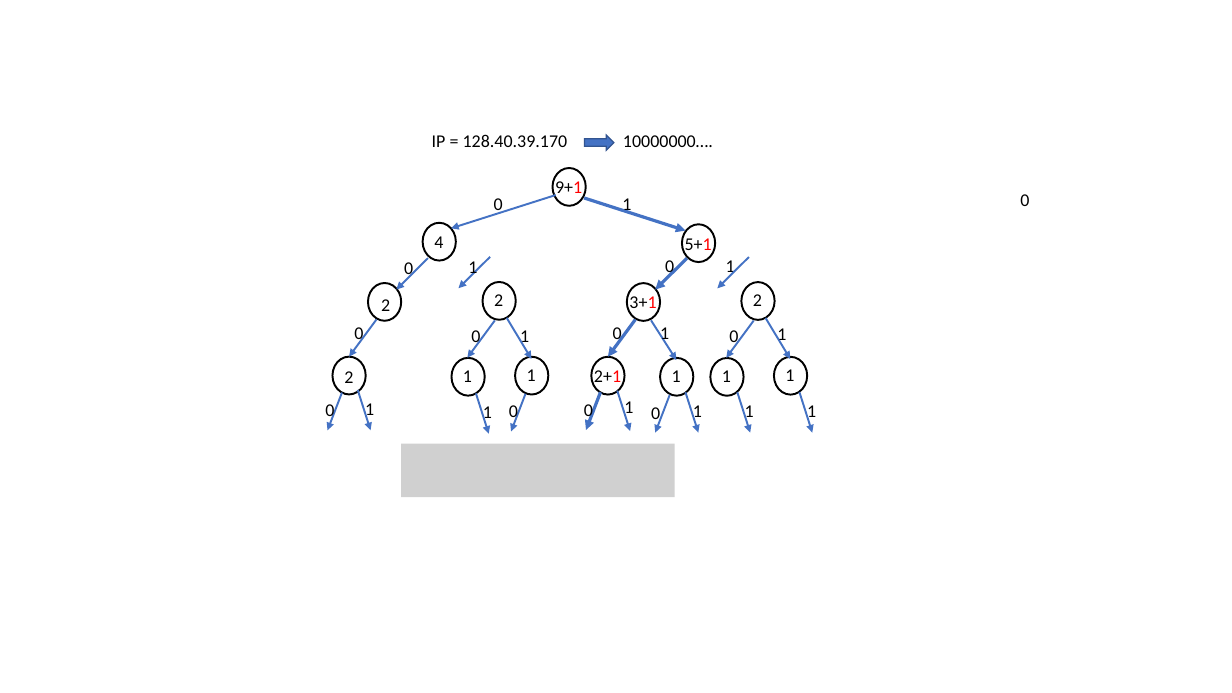
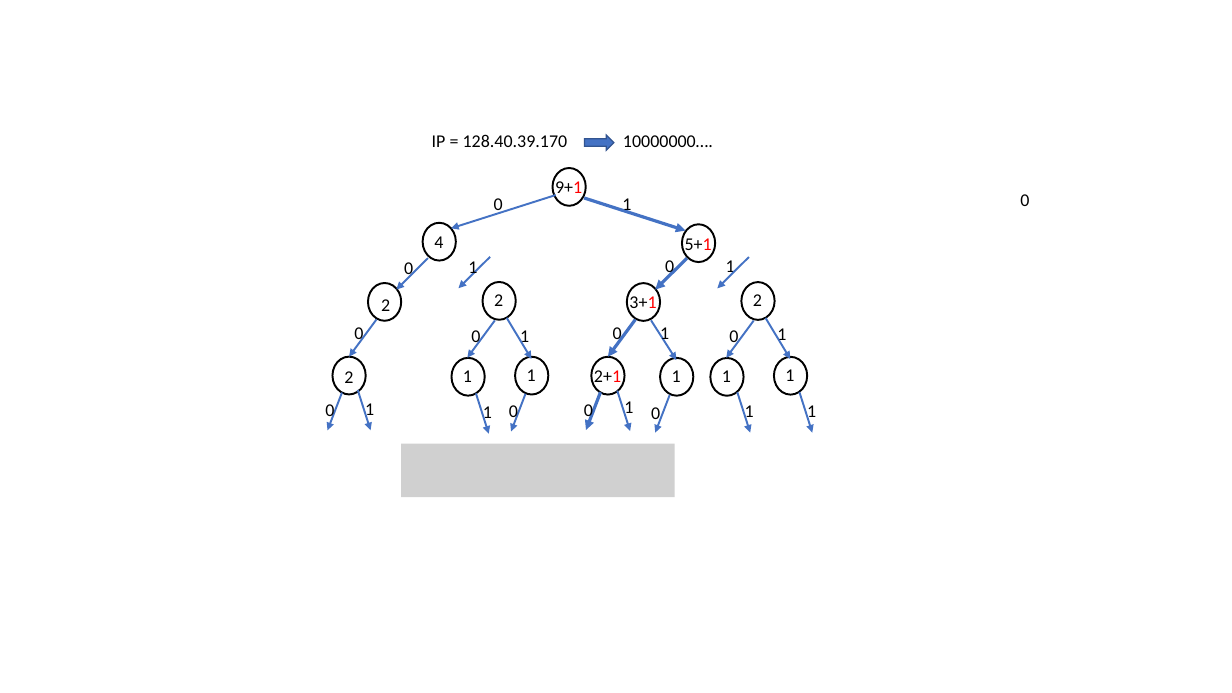
Before and after one commit to sambacha/service-discovery-paper, a slide deck: slide 1 of img/ip_tree_small_source.pptx. Drawn at 1232x693 pixels with LibreOffice and Linux fonts; fonts in the diff are those of the drawing; grey boxes stand for pictures. Boxes give left, top, right and bottom in pixels: in the first picture for what was removed or moved away, otherwise in the second. Text is boxed around its words. In the diff, an @@ line names an element or a change of style, - is before the commit and + after.

Commit message:
ip tree source

```diff
--- a/img/ip_tree_small_source.pptx
+++ b/img/ip_tree_small_source.pptx
@@ arrow removed from (686, 392) to (699, 433) @@
@@ text removed at (693,405,702,423) @@
-1
```
